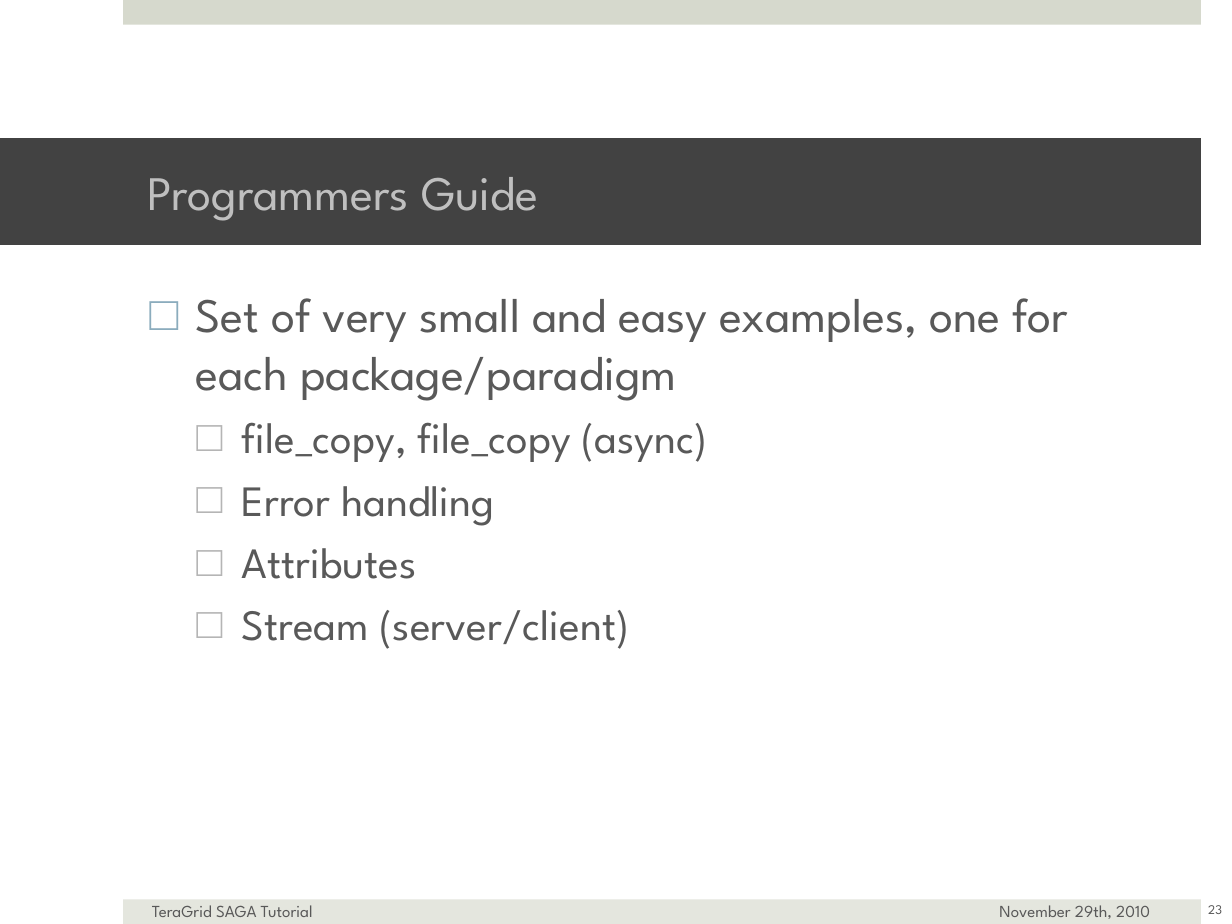
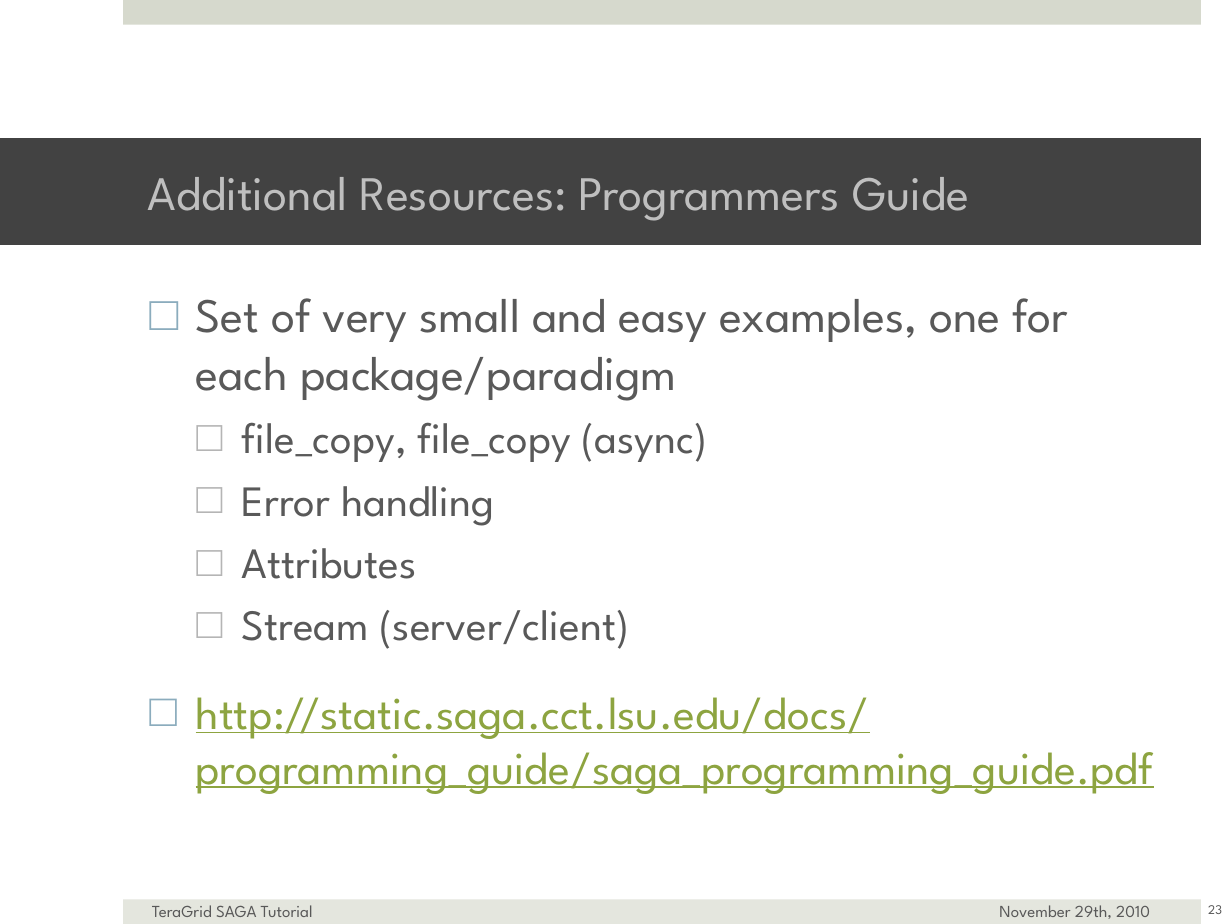
Before and after one commit to saga-project/saga-cpp-legacy-projects, a slide deck: slide 23 of tutorial/general_tutorial/SAGA-API-levels.pptx. Drawn at 1232x924 pixels with LibreOffice and Linux fonts; fonts in the diff are those of the drawing; background and template pictures are left out. Boxes give left, top, right and bottom in pixels: in the first picture for what was removed or moved away, otherwise in the second. Text is boxed around its words. In the diff, an @@ line names an element or a change of style, - is before the commit and + after.

```diff
--- a/tutorial/general_tutorial/SAGA-API-levels.pptx
+++ b/tutorial/general_tutorial/SAGA-API-levels.pptx
@@ title at bbox=[148, 177, 970, 221]: text changed @@
-Programmers Guide
+Additional Resources: Programmers Guide
@@ text at bbox=[196, 697, 1153, 794]: paragraph added @@
+□ http://static.saga.cct.lsu.edu/docs/programming_guide/saga_programming_guide.pdf
```
Also in this commit, not shown: 6 other slides changed, 1 slide added.
